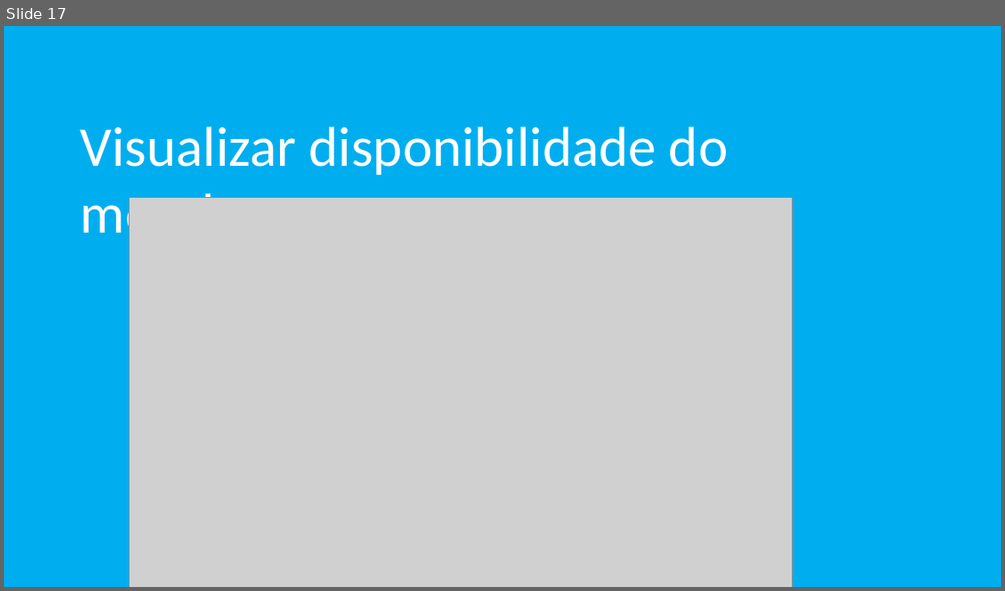
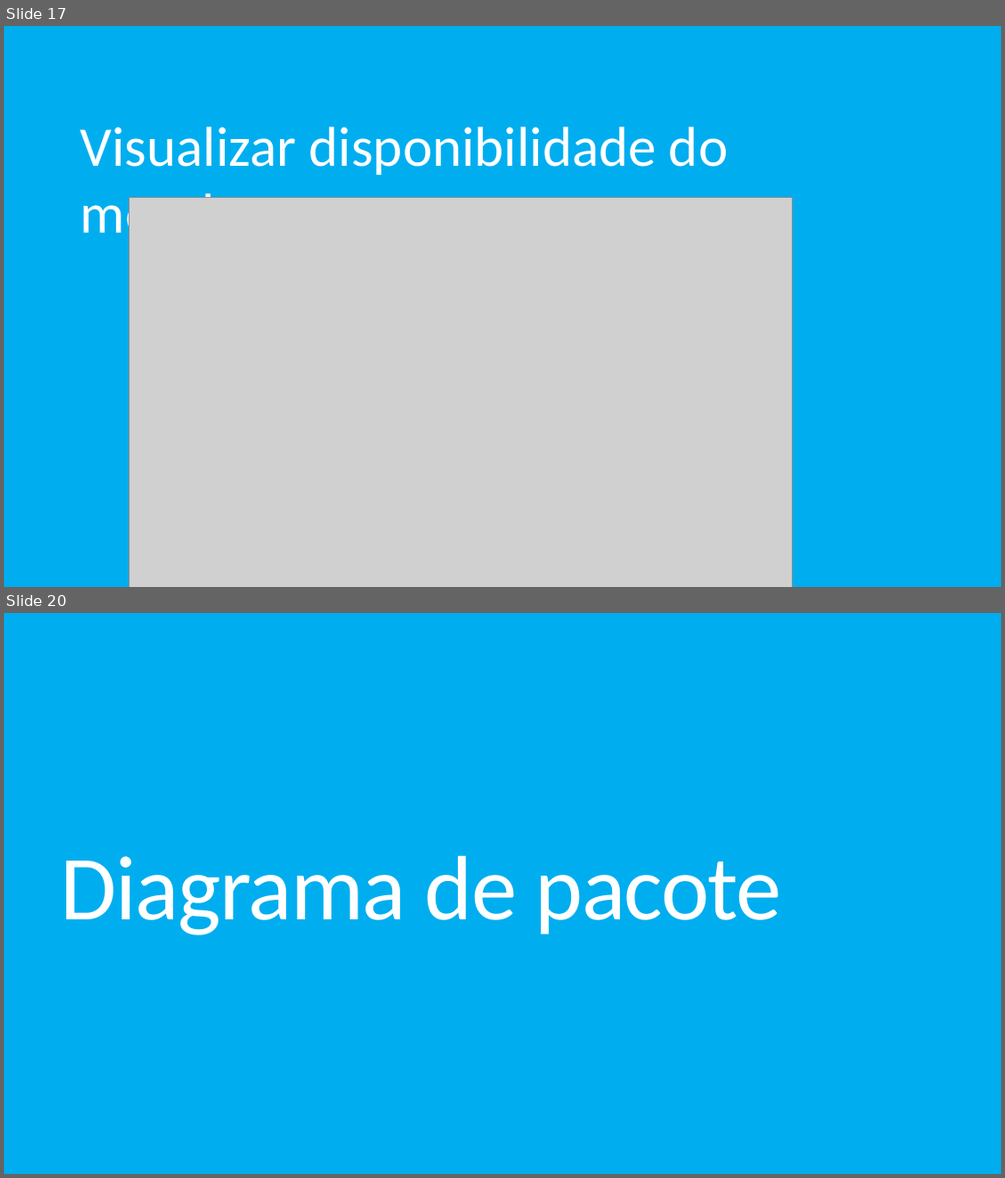
Before and after one commit to DouglasCPioC/engenharia-de-software-loja-de-motoboy, a slide deck: Slide/Projeto de uma empresa de motoboy.pptx. Shown one above the other, each under a label of ours: slide 17 before the commit, slides 17 and 20 after it; the slides between them are not shown. The pictures are 1005x591 and 1005x1178 pixels, drawn with LibreOffice and Linux fonts; fonts in the diff are those of the drawing; grey boxes stand for pictures. Boxes give left, top, right and bottom in pixels: in the first picture for what was removed or moved away, otherwise in the second. Text is boxed around its words. In the diff, an @@ line names an element or a change of style, - is before the commit and + after.

```diff
--- a/Slide/Projeto de uma empresa de motoboy.pptx
+++ b/Slide/Projeto de uma empresa de motoboy.pptx
@@ slide 20 added at <box>4,613,1001,1174</box>, background #00AEEF @@
@@ title added at <box>61,855,782,935</box>, 88 pt, text #FFFFFF @@
+Diagrama de pacote
```
Also in this commit, not shown: 3 other slides added, 1 other file.
